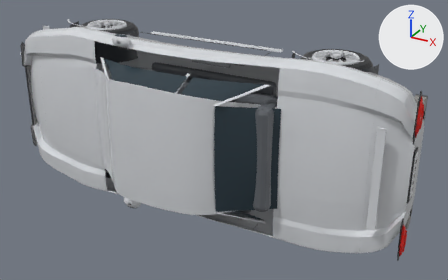
The OBJ model assets/gr86_blender_mesh.obj: old version first, new version second.
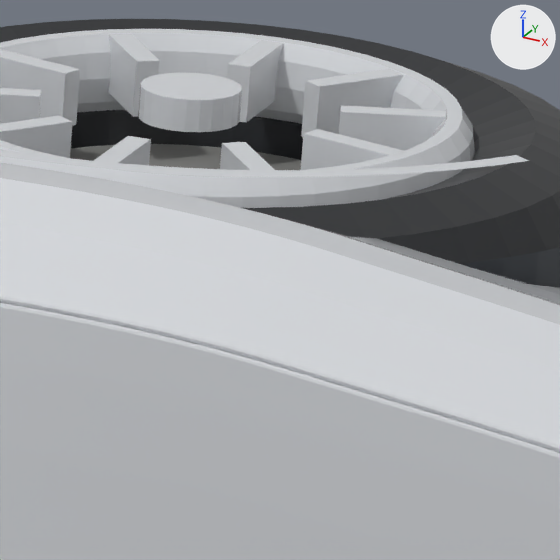
The first picture shows the older version from a 50 mm lens placed at (3.0, -5.53, 2.37), pointed at (0.27, -0.57, -0.11). The close-ups show the older and then the newer version on the part from 71% to 82% of the width and 17% to 34% of the height of that picture. Only the edits that show in the close-ups are written down. Arrows for +X, +Y and +Z are at upper right; the lights stay in place. Where no turn or scale is listed for an object, it has been applied to the vertices.

The first close-up shows 'Brake_Rear_1', 'Fender_Arch_Rear_1', 'Hub_Rear_1', 'Rear_Quarter_L', 'Rim_Rear_1', 'Spoke_Rear_1_3', 'Spoke_Rear_1_4', 'Spoke_Rear_1_5', 'Spoke_Rear_1_6', 'Spoke_Rear_1_7', 'Tire_Rear_1', 'Trunk_Lid' and 6 more.
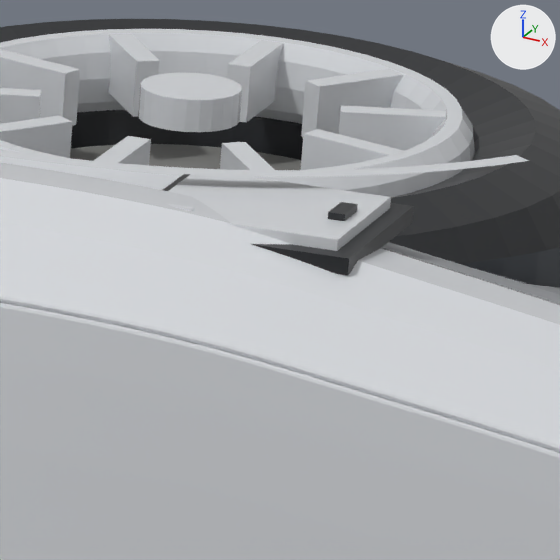
Boxes [x1, y1, x2, y2] around the edits, measured in the close-ups (560 x 560 px):
```json
{"object": "Fuel_Filler_Door", "change": "added", "after": [168, 174, 391, 251]}
{"object": "Fuel_Filler_Recess", "change": "added", "after": [163, 174, 414, 275]}
{"object": "Fuel_Filler_Notch", "change": "added", "after": [328, 202, 358, 221]}
```

Scene script edits in JSON lines:
```json
{"op": "add", "block": "me_fuel_filler_recess", "code": ["me_fuel_filler_recess = bpy.data.meshes.new('Fuel_Filler_Recess')", "me_fuel_filler_recess.from_pydata(...)  # a box spanning x 1.396..1.564, y -0.806..-0.664, z 0.866..0.878", "me_fuel_filler_recess.materials.append(mat_tire_rubber)  # black #24272a"]}
{"op": "add", "block": "me_fuel_filler_notch", "code": ["me_fuel_filler_notch = bpy.data.meshes.new('Fuel_Filler_Notch')", "me_fuel_filler_notch.from_pydata(...)  # a box spanning x 1.529..1.541, y -0.749..-0.721, z 0.885..0.891", "me_fuel_filler_notch.materials.append(mat_tire_rubber)  # black #24272a"]}
{"op": "add", "block": "me_fuel_filler_door", "code": ["me_fuel_filler_door = bpy.data.meshes.new('Fuel_Filler_Door')", "me_fuel_filler_door.from_pydata(...)  # a box spanning x 1.409..1.551, y -0.793..-0.677, z 0.876..0.886", "me_fuel_filler_door.materials.append(mat_pearl_white)  # light grey #d7dade"]}
{"op": "add", "block": "ob_fuel_filler_recess", "code": ["ob_fuel_filler_recess = bpy.data.objects.new('Fuel_Filler_Recess', me_fuel_filler_recess)", "ob_fuel_filler_recess.location = (0.0, 0.0, 0.0)"]}
{"op": "add", "block": "ob_fuel_filler_notch", "code": ["ob_fuel_filler_notch = bpy.data.objects.new('Fuel_Filler_Notch', me_fuel_filler_notch)", "ob_fuel_filler_notch.location = (0.0, 0.0, 0.0)"]}
{"op": "add", "block": "ob_fuel_filler_door", "code": ["ob_fuel_filler_door = bpy.data.objects.new('Fuel_Filler_Door', me_fuel_filler_door)", "ob_fuel_filler_door.location = (0.0, 0.0, 0.0)"]}
```
